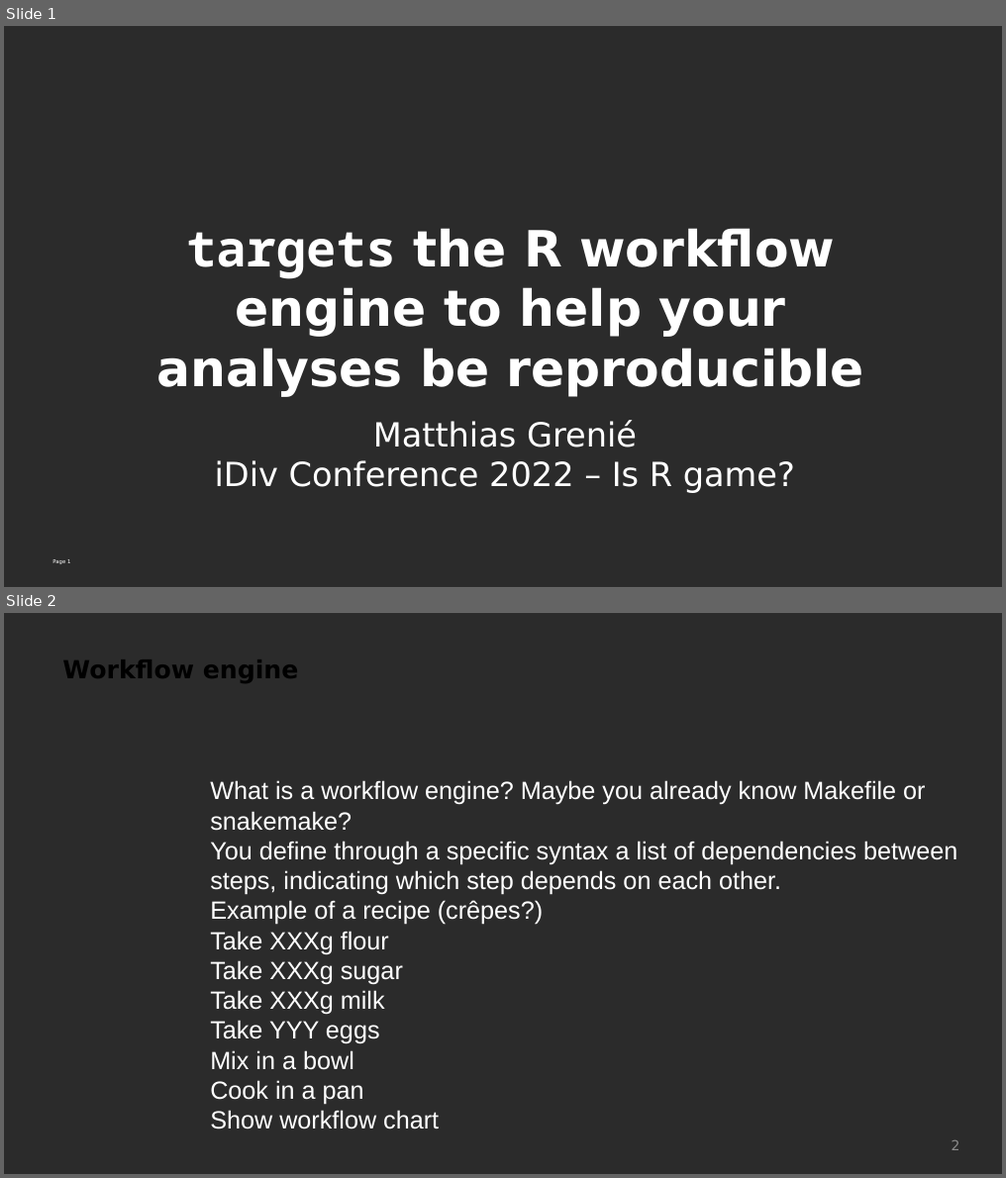
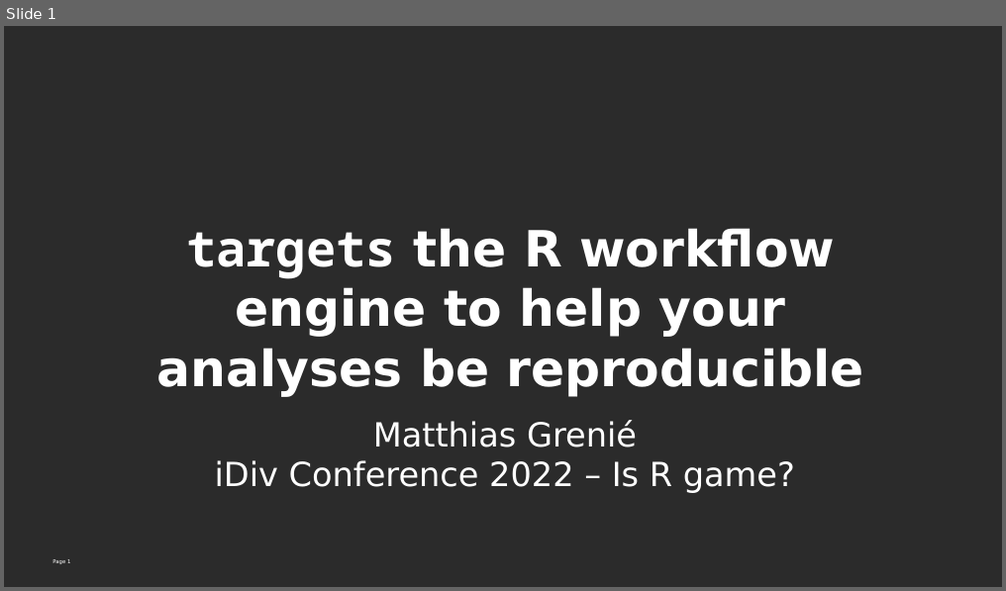
Before and after one commit to Rekyt/targets_presentation, a slide deck: idiv_conf_22_targets.odp. Shown one above the other, each under a label of ours: slides 1 and 2 before the commit, slide 1 after it. The pictures are 1006x1178 and 1006x591 pixels, drawn with LibreOffice and Linux fonts; fonts in the diff are those of the drawing; background and template pictures are left out; a plain dark background stands for a picture behind light text. Boxes give left, top, right and bottom in pixels: in the first picture for what was removed or moved away, otherwise in the second. Text is boxed around its words. In the diff, an @@ line names an element or a change of style, - is before the commit and + after.

```diff
--- a/idiv_conf_22_targets.odp
+++ b/idiv_conf_22_targets.odp
@@ slide 2 removed at bbox=[4, 613, 1002, 1174], background picture (left out) @@
@@ text removed at bbox=[62, 660, 299, 683] @@
-Workflow engine
@@ text removed at bbox=[210, 780, 957, 1130] @@
-What is a workflow engine? Maybe you already know Makefile or snakemake?
-You define through a specific syntax a list of dependencies between steps, indicating which step depends on each other.
-Example of a recipe (crêpes?)
-Take XXXg flour
-Take XXXg sugar
-Take XXXg milk
-Take YYY eggs
-Mix in a bowl
-Cook in a pan
-Show workflow chart
@@ page number removed at bbox=[951, 1141, 960, 1151] @@
-2
```
Also in this commit, not shown: 6 slides added, 3 other slides removed, 4 other files.
